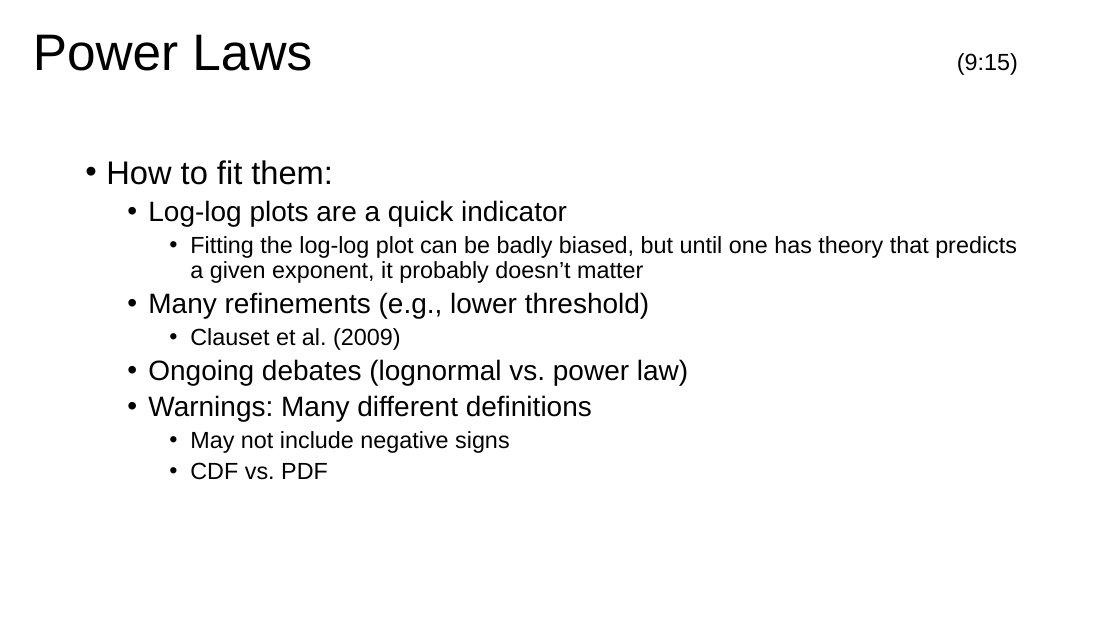
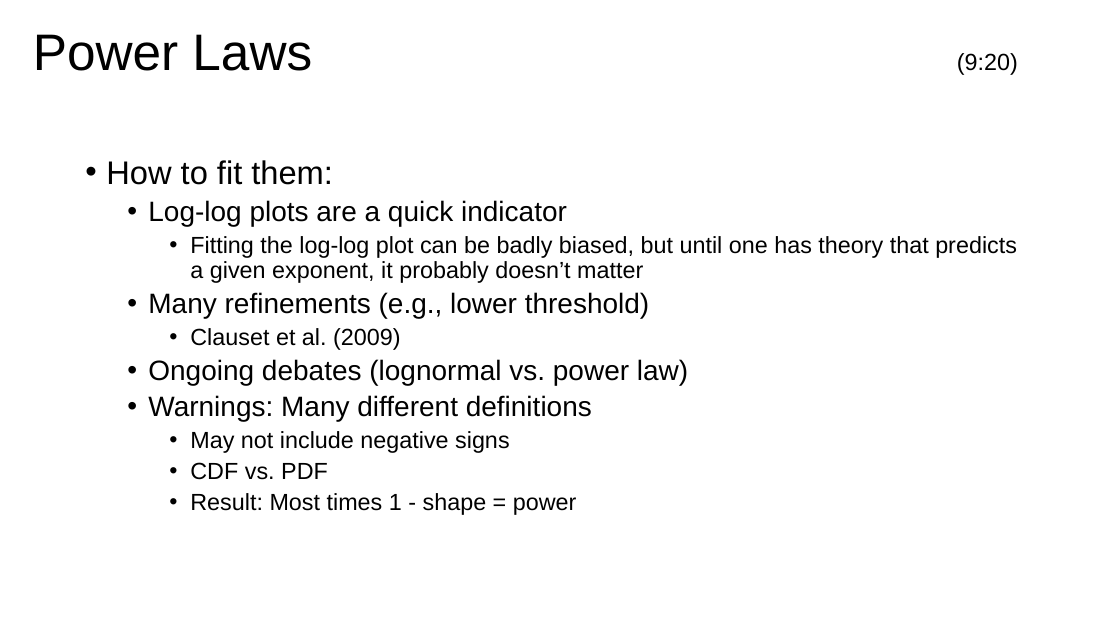
Before and after one commit to barneyricca/NDS_workshop, a slide deck: slide 7 of Slide Decks/Tuesday Morning.pptx (slide 9 before the commit). Drawn at 1120x630 pixels with LibreOffice and Linux fonts; fonts in the diff are those of the drawing; background and template pictures are left out. Boxes give left, top, right and bottom in pixels: in the first picture for what was removed or moved away, otherwise in the second. Text is boxed around its words. In the diff, an @@ line names an element or a change of style, - is before the commit and + after.

```diff
--- a/Slide Decks/Tuesday Morning.pptx
+++ b/Slide Decks/Tuesday Morning.pptx
@@ title at [33,34,1018,75]: text changed @@
-Power Laws (9:15)
+Power Laws (9:20)
@@ text at [190,493,577,515]: paragraph added @@
+    • Result: Most times 1 - shape = power
```
Also in this commit, not shown: 11 other slides changed, 1 slide added, 2 slides removed, 4 other files.
